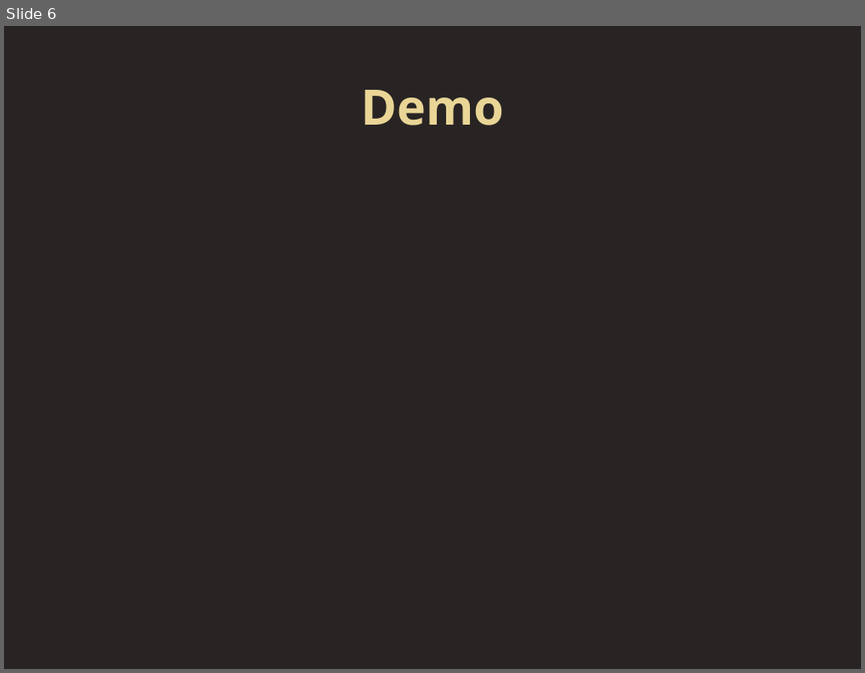
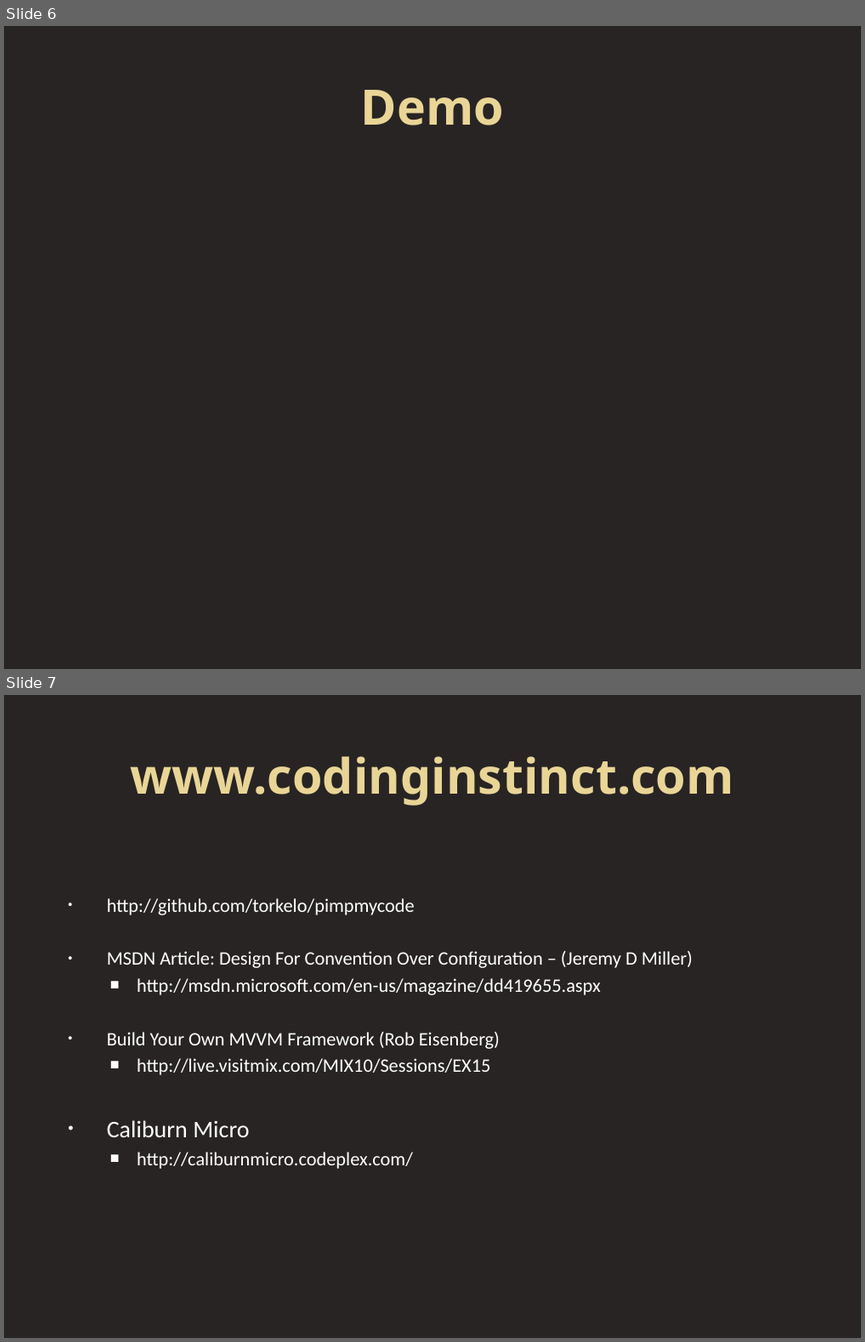
Before and after one commit to torkelo/pimpmycode, a slide deck: docs/convention_over_configuration.pptx. Shown one above the other, each under a label of ours: slide 6 before the commit, slides 6 and 7 after it. The pictures are 865x673 and 865x1342 pixels, drawn with LibreOffice and Linux fonts; fonts in the diff are those of the drawing. Boxes give left, top, right and bottom in pixels: in the first picture for what was removed or moved away, otherwise in the second. Text is boxed around its words. In the diff, an @@ line names an element or a change of style, - is before the commit and + after.

```diff
--- a/docs/convention_over_configuration.pptx
+++ b/docs/convention_over_configuration.pptx
@@ slide 7 added at bbox=[4, 695, 861, 1338], background #282424 @@
@@ title added at bbox=[130, 756, 733, 805], 41 pt, text gradient #EAD696 to #E7D081, bold @@
+www.codinginstinct.com
@@ text added at bbox=[107, 898, 692, 1168], 16 pt, text #FFFFFF @@
+• http://github.com/torkelo/pimpmycode
+• MSDN Article: Design For Convention Over Configuration – (Jeremy D Miller)
+  ■ http://msdn.microsoft.com/en-us/magazine/dd419655.aspx
+• Build Your Own MVVM Framework (Rob Eisenberg)
+  ■ http://live.visitmix.com/MIX10/Sessions/EX15
+• Caliburn Micro
+  ■ http://caliburnmicro.codeplex.com/
```
Also in this commit, not shown: 19 other files.
